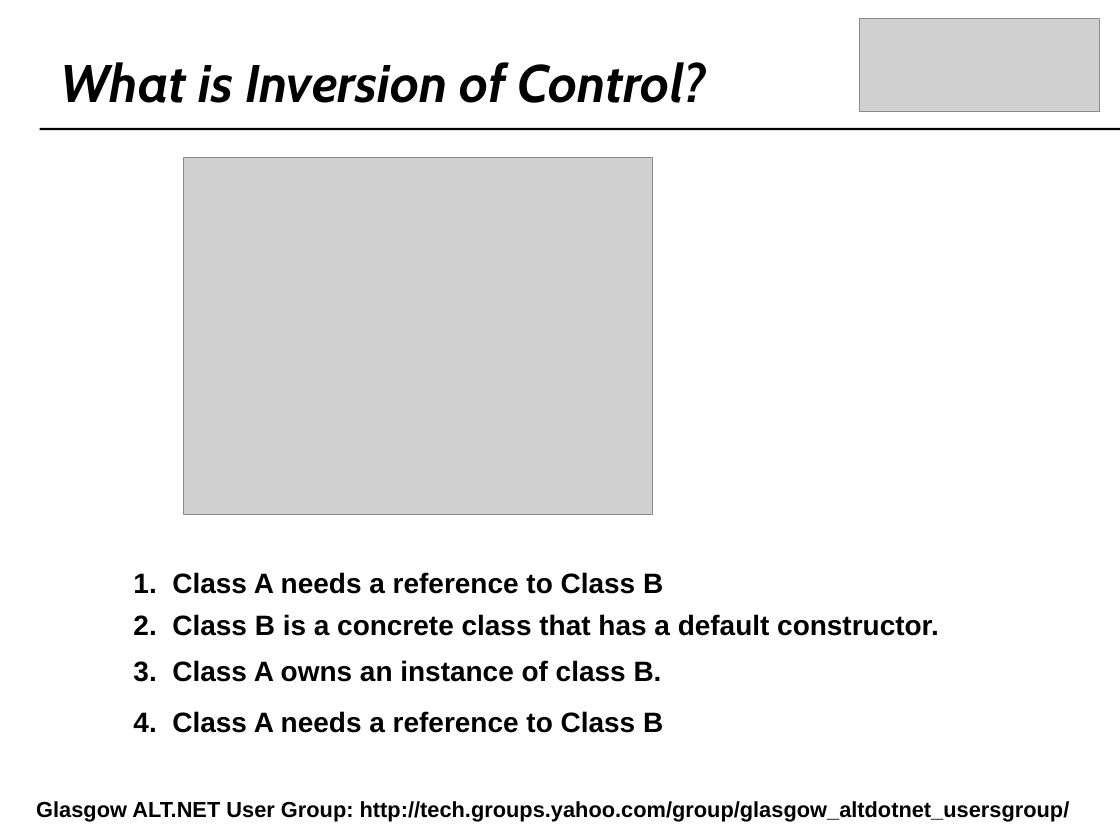
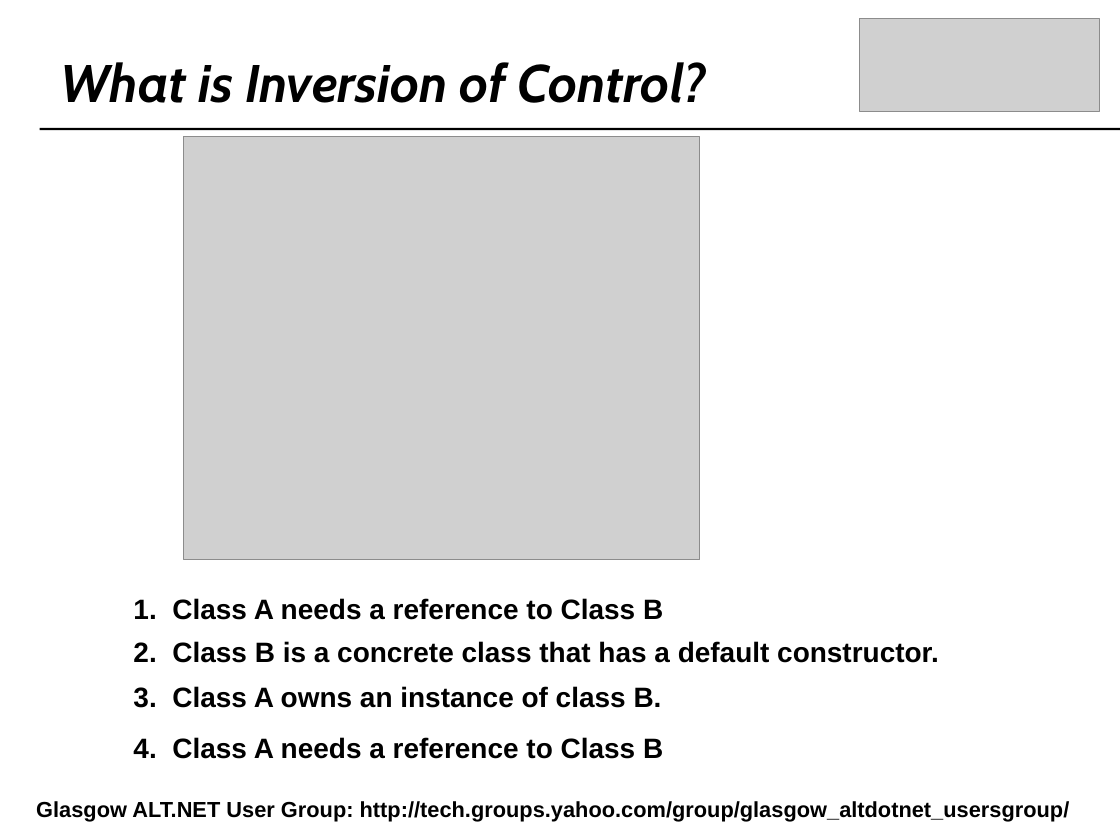
Before and after one commit to craignicol/scotaltdotnet, a slide deck: slide 10 of belfast/IOC-TDD-And Testability.ppt (slide 7 before the commit). Drawn at 1120x840 pixels with LibreOffice and Linux fonts; fonts in the diff are those of the drawing; grey boxes stand for pictures; background and template pictures are left out. Boxes give left, top, right and bottom in pixels: in the first picture for what was removed or moved away, otherwise in the second. Text is boxed around its words. In the diff, an @@ line names an element or a change of style, - is before the commit and + after.

```diff
--- a/belfast/IOC-TDD-And Testability.ppt
+++ b/belfast/IOC-TDD-And Testability.ppt
@@ picture: place and size @@
-picture at (184,158,653,515)
+picture at (184,137,699,560)
@@ 4 texts: place and size @@
-4 texts at (133,572,939,733)
+4 texts at (133,598,939,759)
```
Also in this commit, not shown: 7 other slides changed, 5 slides added, 7 other files.
